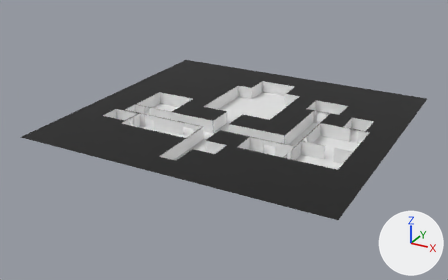
The FBX model Assets/hml_zhenya/asssets_all/BLOCKout_1.fbx: old version first, new version second.
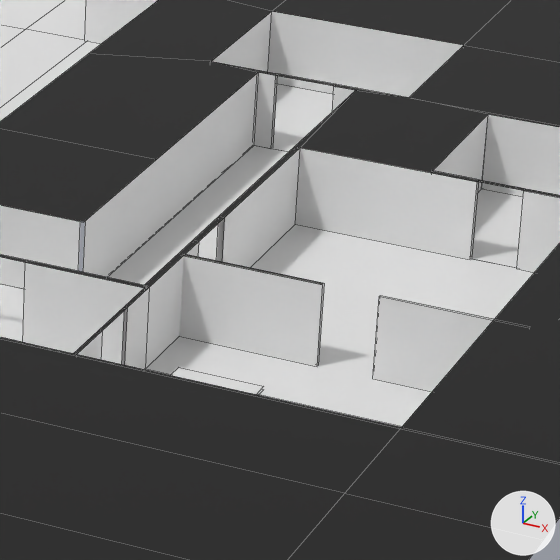
Each version appears first whole from a 50 mm camera at (-142.2, -105.3, 53.6) aimed at (-203.4, 6.0, -2.0), and next in a close-up on the part from 60% to 81% of the width and 35% to 69% of the height. The lights are fixed; the arrows at lower right show +X, +Y and +Z. The close-ups show mesh edges as thin lines. Where no turn or scale is listed for an object, it has been applied to the vertices.
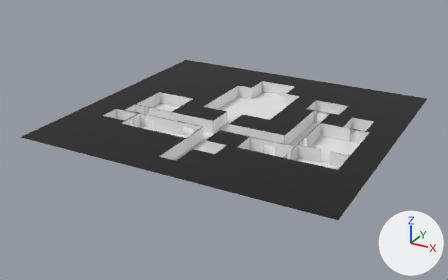
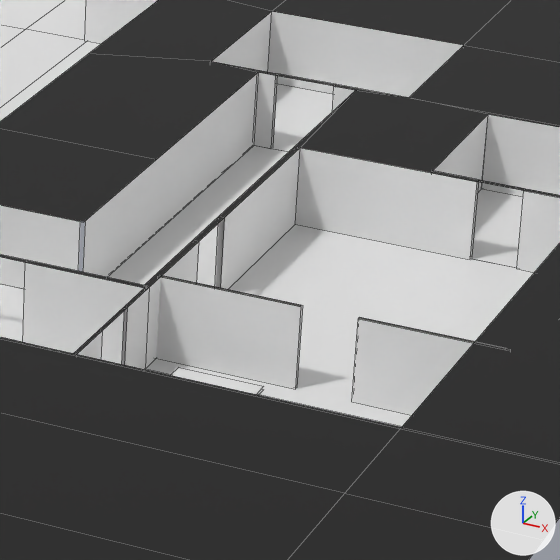
Where the change shows, as pixel boxes (x1, y1, x2, y2) in the close-ups (560 x 560 px; the box of a moved part takes in the faces that stretch with it):
'Cube.158', mesh moved: before (179, 256, 324, 366); after (156, 277, 303, 389)
'Cube.251', mesh moved: before (373, 295, 494, 392); after (352, 319, 473, 415)
part 3 of me_cube_149, added: after (358, 317, 506, 350)
part 4 of me_cube_149, moved or reshaped: before (184, 254, 323, 284); after (161, 276, 301, 306)

The change in detail:
me_cube_202 has 8 vertices, 2 faces and spans x -25.94..-20.89, y 12.94..13.06, z 0.0..3.0.
me_cube_202 is used by ob_cube_251; location (-151.0, -10.0, 0.0).
me_cube_202 part 1: the whole mesh is moved by (0.0, -2.0, 0.0).
me_cube_201 has 8 vertices, 2 faces and spans x -25.94..-20.89, y 12.94..13.06, z 0.0..3.0.
me_cube_201 is used by ob_cube_158; location (-158.0, -10.0, 0.0).
me_cube_201 part 2: the whole mesh is moved by (0.0, -2.0, 0.0).
me_cube_149 has 160 vertices, 88 faces and spans x -5.7..62.3, y -63.7..0.1, z 3.0.
me_cube_149 is used by ob_cube_386; location (-229.33, 40.8, 0.0).
Verts and faces of me_cube_149; kept vertices keep their numbers, new ones are numbered from 160.
Before the commit, vertices of me_cube_149: 0 (45.5, -37.9, 3.0) at pixel (183, 255), 1 (50.4, -37.9, 3.0) at pixel (321, 284), 2 (50.4, -37.7, 3.0) at pixel (323, 283), 3 (45.5, -37.7, 3.0) at pixel (184, 254).
me_cube_149 part 3: the loose piece of 4 vertices spanning x 45.5..50.4, y -37.9..-37.7, z 3.0 is copied, and the copy is moved by (6.9, -2.0, 0.0); it spans x 52.4..57.3, y -39.9..-39.7, z 3.0.
Part 4, on me_cube_149:
Vertices 0 to 3 move by (0.0, -2.0, 0.0).
